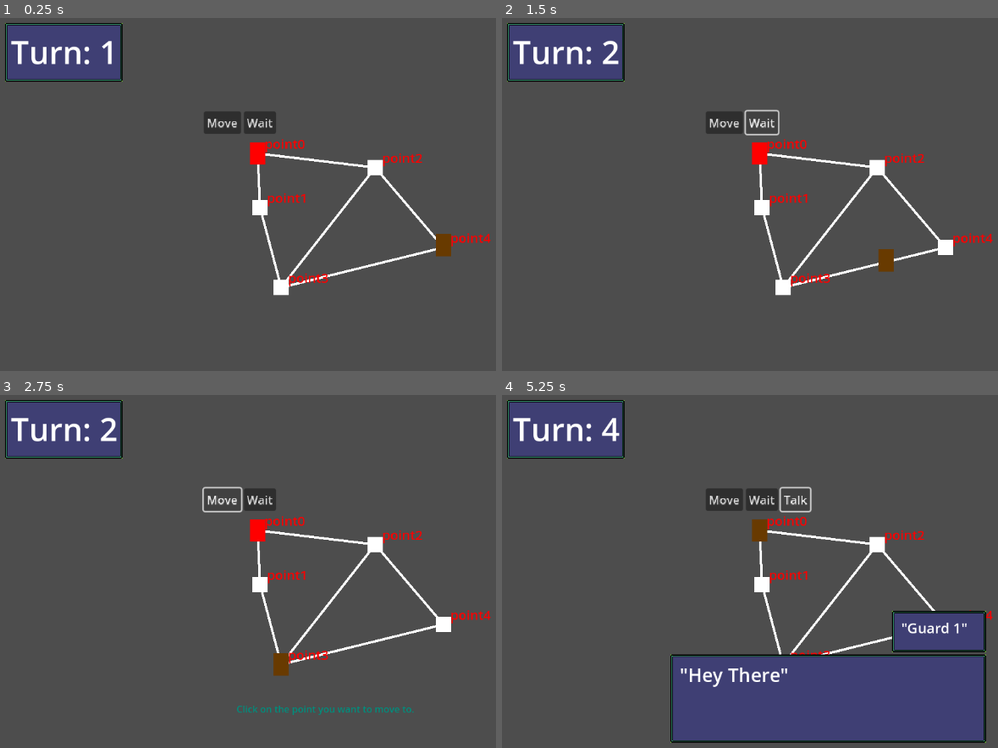
Above: before the commit, frames 1-4 (two rows, left to right).
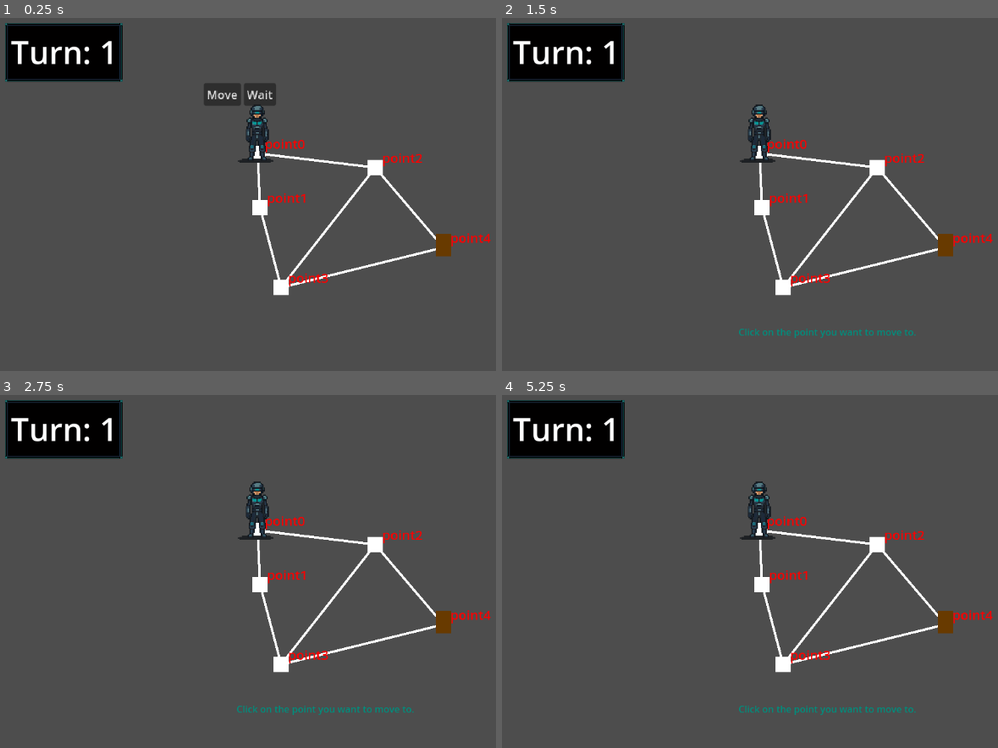
Above: after the commit, the same moments.

Repository: GreyedOutName/ChronoPunk-ForDevConManila
Game: Godot game, scene res://Scenes/main_scene.tscn
Same seed, same stepped clock (60 frames per second), same inputs: the game is played once before the commit and once after it.
Inputs (mouse positions are in pixels of both pictures, inside the frame that each line leads up to):
- Up to frame 1 (0.25 s): no input
- Up to frame 2 (1.5 s): click "Move" at 0.5 s; click (759, 123) at 1.25 s, where only the run before the commit has a clickable "Wait"
- Up to frame 3 (2.75 s): click (223, 500) at 2 s, where only the run before the commit has a clickable "Move"
- Up to frame 4 (5.25 s): click (759, 500) at 2.75 s, where only the run before the commit has a clickable "Wait"; click (725, 500) at 3.5 s, where only the run before the commit has a clickable "Move"; click (759, 500) at 4.25 s, where only the run before the commit has a clickable "Wait"; click (794, 500) at 5 s, where only the run before the commit has a clickable "Talk"

The runs differ from the first frame. In frame 1, 5.3% of the frame differs, in the area x 1-56%, y 1-42%; in frame 2, 5.3%; in frame 3, 4.8%; in frame 4, 23%, in the area x 1-98%, y 1-99%.

Commit message:
Dialogue Done

Diff:
--- /dev/null
+++ b/Resources/level1_enemy.tres
@@ -0,0 +1,16 @@
+[gd_resource type="Resource" script_class="dialogue_resource" load_steps=2 format=3 uid="uid://b54w0dwjsjvdu"]
+
+[ext_resource type="Script" uid="uid://cprybsuenpluj" path="res://Scripts/Resources Scripts/dialogue_resource_script.gd" id="1_jhy8y"]
+
+[resource]
+script = ExtResource("1_jhy8y")
+dialogueText = Dictionary[String, Array]({
+"1st": ["Hey there bud, I didn't see you there", "You're from 2nd Division Right?", {
+"2nd": "No, you have the wrong person.",
+"3rd": "Yes, I am."
+}],
+"2nd": ["I see..."],
+"3rd": ["Then what are you doing here?", "Go back to base."]
+})
+dialogueLabel = "Jared"
+metadata/_custom_type_script = "uid://cprybsuenpluj"
--- a/Scenes/GUI.tscn
+++ b/Scenes/GUI.tscn
@@ -1,14 +1,16 @@
 [gd_scene load_steps=3 format=3 uid="uid://yexucs5j3i0b"]
 
 [ext_resource type="Script" uid="uid://ciwpwsa54mgfi" path="res://Scripts/GUI_Script.gd" id="1_bpa6r"]
-[ext_resource type="Texture2D" uid="uid://dwjd0343rl1ey" path="res://Assets/UI_Assets/windowUI.png" id="2_ptolr"]
+[ext_resource type="Texture2D" uid="uid://bn5yi7epchlxh" path="res://Assets/UI_Assets/windowUI2.png" id="2_ptolr"]
 
-[node name="CanvasLayer" type="CanvasLayer" node_paths=PackedStringArray("turnIndicator", "dialogueBox", "dialogueText", "dialogueLabel", "reminderText")]
+[node name="CanvasLayer" type="CanvasLayer" node_paths=PackedStringArray("turnIndicator", "dialogueBox", "dialogueChoices", "ChoicesVbox", "dialogueText", "dialogueLabel", "reminderText")]
 script = ExtResource("1_bpa6r")
 turnIndicator = NodePath("TopLeftBoxes/NinePatchRect/TurnNumberLabel")
 dialogueBox = NodePath("DialogueBox")
-dialogueText = NodePath("DialogueBox/VBoxContainer/NinePatchRect2/DialogueText")
-dialogueLabel = NodePath("DialogueBox/VBoxContainer/NinePatchRect/DialogueLabel")
+dialogueChoices = NodePath("DialogueChoices")
+ChoicesVbox = NodePath("DialogueChoices/ChoicesVBox")
+dialogueText = NodePath("DialogueBox/BaseDialogue/NinePatchRect2/DialogueText")
+dialogueLabel = NodePath("DialogueBox/BaseDialogue/NinePatchRect/DialogueLabel")
 reminderText = NodePath("ReminderText")
 
 [node name="TopLeftBoxes" type="MarginContainer" parent="."]
@@ -57,12 +59,12 @@
 theme_override_constants/margin_right = 30
 theme_override_constants/margin_bottom = 30
 
-[node name="VBoxContainer" type="VBoxContainer" parent="DialogueBox"]
+[node name="BaseDialogue" type="VBoxContainer" parent="DialogueBox"]
 layout_mode = 2
 size_flags_vertical = 4
 alignment = 2
 
-[node name="NinePatchRect" type="NinePatchRect" parent="DialogueBox/VBoxContainer"]
+[node name="NinePatchRect" type="NinePatchRect" parent="DialogueBox/BaseDialogue"]
 custom_minimum_size = Vector2(160, 70)
 layout_mode = 2
 size_flags_horizontal = 8
@@ -72,7 +74,7 @@
 patch_margin_right = 5
 patch_margin_bottom = 5
 
-[node name="DialogueLabel" type="Label" parent="DialogueBox/VBoxContainer/NinePatchRect"]
+[node name="DialogueLabel" type="Label" parent="DialogueBox/BaseDialogue/NinePatchRect"]
 layout_mode = 0
 offset_left = 16.0
 offset_top = 12.0
@@ -82,7 +84,7 @@
 text = "Jared"
 autowrap_mode = 3
 
-[node name="NinePatchRect2" type="NinePatchRect" parent="DialogueBox/VBoxContainer"]
+[node name="NinePatchRect2" type="NinePatchRect" parent="DialogueBox/BaseDialogue"]
 custom_minimum_size = Vector2(200, 150)
 layout_mode = 2
 texture = ExtResource("2_ptolr")
@@ -91,7 +93,7 @@
 patch_margin_right = 5
 patch_margin_bottom = 5
 
-[node name="DialogueText" type="Label" parent="DialogueBox/VBoxContainer/NinePatchRect2"]
+[node name="DialogueText" type="Label" parent="DialogueBox/BaseDialogue/NinePatchRect2"]
 layout_mode = 0
 offset_left = 16.0
 offset_top = 12.0
@@ -104,6 +106,21 @@
 [node name="InvisibleButton" type="Button" parent="DialogueBox"]
 modulate = Color(1, 1, 1, 0)
 layout_mode = 2
+
+[node name="DialogueChoices" type="MarginContainer" parent="."]
+visible = false
+anchors_preset = 15
+anchor_right = 1.0
+anchor_bottom = 1.0
+grow_horizontal = 2
+grow_vertical = 2
+size_flags_horizontal = 4
+size_flags_vertical = 4
+
+[node name="ChoicesVBox" type="VBoxContainer" parent="DialogueChoices"]
+layout_mode = 2
+size_flags_horizontal = 4
+size_flags_vertical = 4
 
 [node name="ReminderText" type="Label" parent="."]
 visible = false
--- /dev/null
+++ b/Scenes/GUI_Dialogue_Choice.tscn
@@ -0,0 +1,38 @@
+[gd_scene load_steps=3 format=3 uid="uid://0n0b78kr6m02"]
+
+[ext_resource type="Texture2D" uid="uid://bn5yi7epchlxh" path="res://Assets/UI_Assets/windowUI2.png" id="1_ten2o"]
+[ext_resource type="Script" uid="uid://wiik7opweovo" path="res://Scripts/GUI_choices_script.gd" id="2_7h1w7"]
+
+[node name="DialogueChoiceContainer" type="NinePatchRect" node_paths=PackedStringArray("button")]
+custom_minimum_size = Vector2(400, 50)
+anchors_preset = 8
+anchor_left = 0.5
+anchor_top = 0.5
+anchor_right = 0.5
+anchor_bottom = 0.5
+offset_left = -200.0
+offset_top = -25.0
+offset_right = 200.0
+offset_bottom = 25.0
+grow_horizontal = 2
+grow_vertical = 2
+size_flags_horizontal = 4
+size_flags_vertical = 4
+texture = ExtResource("1_ten2o")
+patch_margin_left = 5
+patch_margin_top = 5
+patch_margin_right = 5
+patch_margin_bottom = 5
+script = ExtResource("2_7h1w7")
+button = NodePath("ChoiceButton")
+
+[node name="ChoiceButton" type="Button" parent="."]
+layout_mode = 1
+anchors_preset = 15
+anchor_right = 1.0
+anchor_bottom = 1.0
+grow_horizontal = 2
+grow_vertical = 2
+text = "No, I'm a fake"
+
+[connection signal="button_up" from="ChoiceButton" to="." method="_on_choice_button_button_up"]
--- a/Scenes/main_scene.tscn
+++ b/Scenes/main_scene.tscn
@@ -1,10 +1,11 @@
-[gd_scene load_steps=7 format=3 uid="uid://c7p4wvthpujqt"]
+[gd_scene load_steps=8 format=3 uid="uid://c7p4wvthpujqt"]
 
 [ext_resource type="Script" uid="uid://csns72yt0bu78" path="res://Scripts/path_controller.gd" id="1_52fb6"]
 [ext_resource type="PackedScene" uid="uid://w5fhv5wx7ee8" path="res://objects/camera_container.tscn" id="1_iacmt"]
 [ext_resource type="PackedScene" uid="uid://bd5yeg2sylr80" path="res://objects/grid_point.tscn" id="2_6l7je"]
 [ext_resource type="PackedScene" uid="uid://cmvmi1eqfgt6a" path="res://objects/player.tscn" id="4_x6ack"]
 [ext_resource type="PackedScene" uid="uid://mwss4orfwysh" path="res://objects/enemy.tscn" id="5_huasi"]
+[ext_resource type="Resource" uid="uid://b54w0dwjsjvdu" path="res://Resources/level1_enemy.tres" id="5_maf8m"]
 [ext_resource type="PackedScene" uid="uid://yexucs5j3i0b" path="res://Scenes/GUI.tscn" id="6_6ev3c"]
 
 [node name="MainScene" type="Node2D"]
@@ -21,8 +22,7 @@
 [node name="Enemy" parent="." instance=ExtResource("5_huasi")]
 position = Vector2(50, 21)
 PathArray = Array[int]([4, 3, 2, 0, 1])
-dialogue = "\"Hey There\""
-npc_name = "\"Guard 1\""
+dialogueResourceRef = ExtResource("5_maf8m")
 
 [node name="pointArray" type="Node" parent="."]
 
--- a/Scripts/Autoloaded Scripts/Global_Signals.gd
+++ b/Scripts/Autoloaded Scripts/Global_Signals.gd
@@ -2,4 +2,9 @@
 
 signal new_turn()
 signal player_choosing_move()
+
 signal open_dialogue(dialogueText:String, characterName:String)
+signal continue_dialogue()
+signal choose_dialogue_response(choices:Dictionary)
+signal exit_dialogue()
+signal change_dialogue(dialogueKey:String)
--- a/Scripts/GUI_Script.gd
+++ b/Scripts/GUI_Script.gd
@@ -2,20 +2,49 @@
 
 @export var turnIndicator:Label;
 @export var dialogueBox:MarginContainer;
+@export var dialogueChoices:MarginContainer;
+@export var ChoicesVbox:VBoxContainer;
 @export var dialogueText:Label;
 @export var dialogueLabel:Label;
 @export var reminderText:Label;
 
+var choiceBox = preload("res://Scenes/GUI_Dialogue_Choice.tscn")
+
 func _ready():
-	GlobalSignals.open_dialogue.connect(_open_dialogue)
 	GlobalSignals.player_choosing_move.connect(_player_choosing_move)
 	GlobalSignals.new_turn.connect(_new_turn)
+
+	GlobalSignals.open_dialogue.connect(_open_dialogue)
+	GlobalSignals.exit_dialogue.connect(_exit_dialogue)
+	GlobalSignals.choose_dialogue_response.connect(_choose_dialogue)
+	GlobalSignals.change_dialogue.connect(_change_dialogue)
+
 	turnIndicator.text = ("Turn: " + str(TurnController.turn_number))
 
 func _open_dialogue(Text, Name):
 	dialogueText.text = Text
 	dialogueLabel.text = Name
 	dialogueBox.visible = true;
+
+func _exit_dialogue():
+	dialogueBox.visible = false;
+
+func _choose_dialogue(choices:Dictionary):
+	dialogueBox.visible = false;
+
+	for x in choices:
+		var newChoiceBox:ChoiceBox = choiceBox.instantiate()
+		newChoiceBox.textForButton = choices[x]
+		newChoiceBox.keyChosen = x
+		ChoicesVbox.add_child(newChoiceBox)
+
+	dialogueChoices.visible = true;
+
+func _change_dialogue(key):
+	for x in ChoicesVbox.get_children():
+		x.queue_free()
+	ChoicesVbox.visible = false;
+	dialogueChoices.visible = false;
 
 func _player_choosing_move():
 	reminderText.visible = true
@@ -26,4 +55,4 @@
 	turnIndicator.text = ("Turn: " + str(TurnController.turn_number))
 
 func _on_invisible_button_button_up():
-	dialogueBox.visible = false;
+	GlobalSignals.continue_dialogue.emit()
--- /dev/null
+++ b/Scripts/GUI_choices_script.gd
@@ -0,0 +1,12 @@
+extends NinePatchRect
+class_name ChoiceBox
+
+var textForButton:String
+var keyChosen:String
+@export var button:Button;
+
+func _ready():
+	button.text = textForButton
+
+func _on_choice_button_button_up():
+	GlobalSignals.change_dialogue.emit(keyChosen)
--- /dev/null
+++ b/Scripts/Resources Scripts/dialogue_resource_script.gd
@@ -0,0 +1,5 @@
+extends Resource
+class_name dialogue_resource
+
+@export var dialogueText:Dictionary[String,Array]
+@export var dialogueLabel:String
--- a/Scripts/enemy.gd
+++ b/Scripts/enemy.gd
@@ -6,9 +6,9 @@
 var allowMove = false;
 var Astar:AStar2D;
 var currentPathIndex = 0;
+
 @export var PathArray:Array[int] = [];
-@export var dialogue:String = "";
-@export var npc_name:String = "";
+@export var dialogueResourceRef:dialogue_resource;
 
 func _ready():
 	Astar = get_tree().root.get_node("MainScene/PathController").getAstar()
--- a/Scripts/player.gd
+++ b/Scripts/player.gd
@@ -1,23 +1,31 @@
 extends CharacterBody2D
+
 #player movement stats
 var speed = 120;
 var click_position;
 var target_position = null;
 var allowMove = false;
 var Astar:AStar2D;
+
 #GUI references
+@export var ActionsMenu:Control;
 @export var MoveButton:Button;
 @export var TalkButton:Button;
 
 #Variables related to Signals
-var dialogueText:String
+#Dialogue Related Things
+var dialogueText:Dictionary
 var dialogueLabel:String
+var dialogueKey:String = "1st"
+var dialogueIndex:int = 0
 
 func _ready():
 	#Get Astar for this level inside PathController
 	Astar = get_tree().root.get_node("MainScene/PathController").getAstar()
 	#Connect new_turn() signal
 	GlobalSignals.new_turn.connect(_new_turn)
+	GlobalSignals.continue_dialogue.connect(_continue_dialogue)
+	GlobalSignals.change_dialogue.connect(_change_dialogue)
 
 func movePlayer(roughTargetPosition:Vector2):
 	#next_point and current_point gives values equal to a point index in the Astar Object
@@ -60,21 +68,21 @@
 func _on_area_2d_area_entered(area:Area2D):
 	var whatsInThisNode = area.get_parent()
 	if whatsInThisNode.is_in_group("npc"):
-		dialogueText = whatsInThisNode.dialogue;
-		dialogueLabel = whatsInThisNode.npc_name;
+		dialogueText = whatsInThisNode.dialogueResourceRef.dialogueText;
+		dialogueLabel = whatsInThisNode.dialogueResourceRef.dialogueLabel;
 		TalkButton.visible = true
 
 func _on_area_2d_area_exited(area):
 	var whatsInThisNode = area.get_parent()
 	if whatsInThisNode.is_in_group("npc"):
-		dialogueText = whatsInThisNode.dialogue;
-		dialogueLabel = whatsInThisNode.npc_name;
 		TalkButton.visible = false # Replace with function body.
 
 func _on_talk_button_button_down():
-	GlobalSignals.open_dialogue.emit(dialogueText,dialogueLabel)
+	ActionsMenu.visible = false;
+	GlobalSignals.open_dialogue.emit(dialogueText[dialogueKey][dialogueIndex],dialogueLabel)
 
 func _on_move_button_button_down():
+	ActionsMenu.visible = false;
 	GlobalSignals.player_choosing_move.emit()
 	allowMove = !allowMove # This is from the move button
 
@@ -82,4 +90,26 @@
 	GlobalSignals.new_turn.emit()
 
 func _new_turn():
-	pass
+	ActionsMenu.visible = true;
+
+func _continue_dialogue():
+	dialogueIndex+=1
+	if dialogueIndex < dialogueText[dialogueKey].size():
+
+		#this code is for the dialogue choices
+		var text = dialogueText[dialogueKey][dialogueIndex]
+		if text is Dictionary:
+			GlobalSignals.choose_dialogue_response.emit(text)
+			return
+
+		GlobalSignals.open_dialogue.emit(text,dialogueLabel)
+	else:
+		dialogueIndex = 0
+		GlobalSignals.exit_dialogue.emit()
+
+func _change_dialogue(key):
+	dialogueKey = key
+	dialogueIndex = 0
+
+	var text = dialogueText[dialogueKey][dialogueIndex]
+	GlobalSignals.open_dialogue.emit(text,dialogueLabel)
--- /dev/null
+++ b/objects/computer.tscn
@@ -0,0 +1,16 @@
+[gd_scene load_steps=3 format=3 uid="uid://de0yxv1ohxh12"]
+
+[sub_resource type="CanvasTexture" id="CanvasTexture_rbca2"]
+
+[sub_resource type="RectangleShape2D" id="RectangleShape2D_w6q2e"]
+
+[node name="Computer" type="Node2D"]
+
+[node name="Sprite2D" type="Sprite2D" parent="."]
+scale = Vector2(6.255, 6.255)
+texture = SubResource("CanvasTexture_rbca2")
+
+[node name="Area2D" type="Area2D" parent="."]
+
+[node name="CollisionShape2D" type="CollisionShape2D" parent="Area2D"]
+shape = SubResource("RectangleShape2D_w6q2e")
--- a/objects/player.tscn
+++ b/objects/player.tscn
@@ -1,17 +1,17 @@
 [gd_scene load_steps=5 format=3 uid="uid://cmvmi1eqfgt6a"]
 
 [ext_resource type="Script" uid="uid://d3fex2qvfes6h" path="res://Scripts/player.gd" id="1_eqqp1"]
+[ext_resource type="Texture2D" uid="uid://cvxg5usridwdl" path="res://Assets/characters/2DMaxIDLE-1.png.png" id="2_ykyjo"]
 
 [sub_resource type="RectangleShape2D" id="RectangleShape2D_6l7je"]
 size = Vector2(11, 17)
 
-[sub_resource type="CanvasTexture" id="CanvasTexture_jv6wh"]
-
 [sub_resource type="Theme" id="Theme_eqqp1"]
 
-[node name="Player" type="CharacterBody2D" node_paths=PackedStringArray("MoveButton", "TalkButton")]
+[node name="Player" type="CharacterBody2D" node_paths=PackedStringArray("ActionsMenu", "MoveButton", "TalkButton")]
 visibility_layer = 512
 script = ExtResource("1_eqqp1")
+ActionsMenu = NodePath("Control")
 MoveButton = NodePath("Control/MarginContainer/VBoxContainer/HBoxContainer/MoveButton")
 TalkButton = NodePath("Control/MarginContainer/VBoxContainer/HBoxContainer/TalkButton")
 
@@ -21,9 +21,9 @@
 disabled = true
 
 [node name="Sprite2D" type="Sprite2D" parent="."]
-modulate = Color(1, 0, 0, 1)
-scale = Vector2(6.5, 9.5)
-texture = SubResource("CanvasTexture_jv6wh")
+position = Vector2(-7.17465e-43, -9)
+scale = Vector2(0.0425782, 0.0417969)
+texture = ExtResource("2_ykyjo")
 
 [node name="Area2D" type="Area2D" parent="."]
 
@@ -44,9 +44,9 @@
 anchor_right = 1.0
 anchor_bottom = 1.0
 offset_left = -26.0
-offset_top = -21.0
+offset_top = -33.0
 offset_right = 142.0
-offset_bottom = 111.0
+offset_bottom = 99.0
 grow_horizontal = 2
 grow_vertical = 2
 scale = Vector2(0.31, 0.31)
Binary file added: Assets/UI_Assets/windowUI2.png
Not shown, added: Assets/UI_Assets/windowUI2.png.import
Binary file added: Assets/characters/2DMaxIDLE-1.png.png
Not shown, added: Assets/characters/2DMaxIDLE-1.png.png.import
Binary file added: Assets/characters/MaxBackorig.png
Not shown, added: Assets/characters/MaxBackorig.png.import
Binary file added: Assets/characters/civilian1-1.png
Not shown, added: Assets/characters/civilian1-1.png.import
Binary file added: Assets/characters/civilian2.png
Not shown, added: Assets/characters/civilian2.png.import
Not shown, added: Scripts/GUI_choices_script.gd.uid
Not shown, added: Scripts/Resources Scripts/dialogue_resource_script.gd.uid
